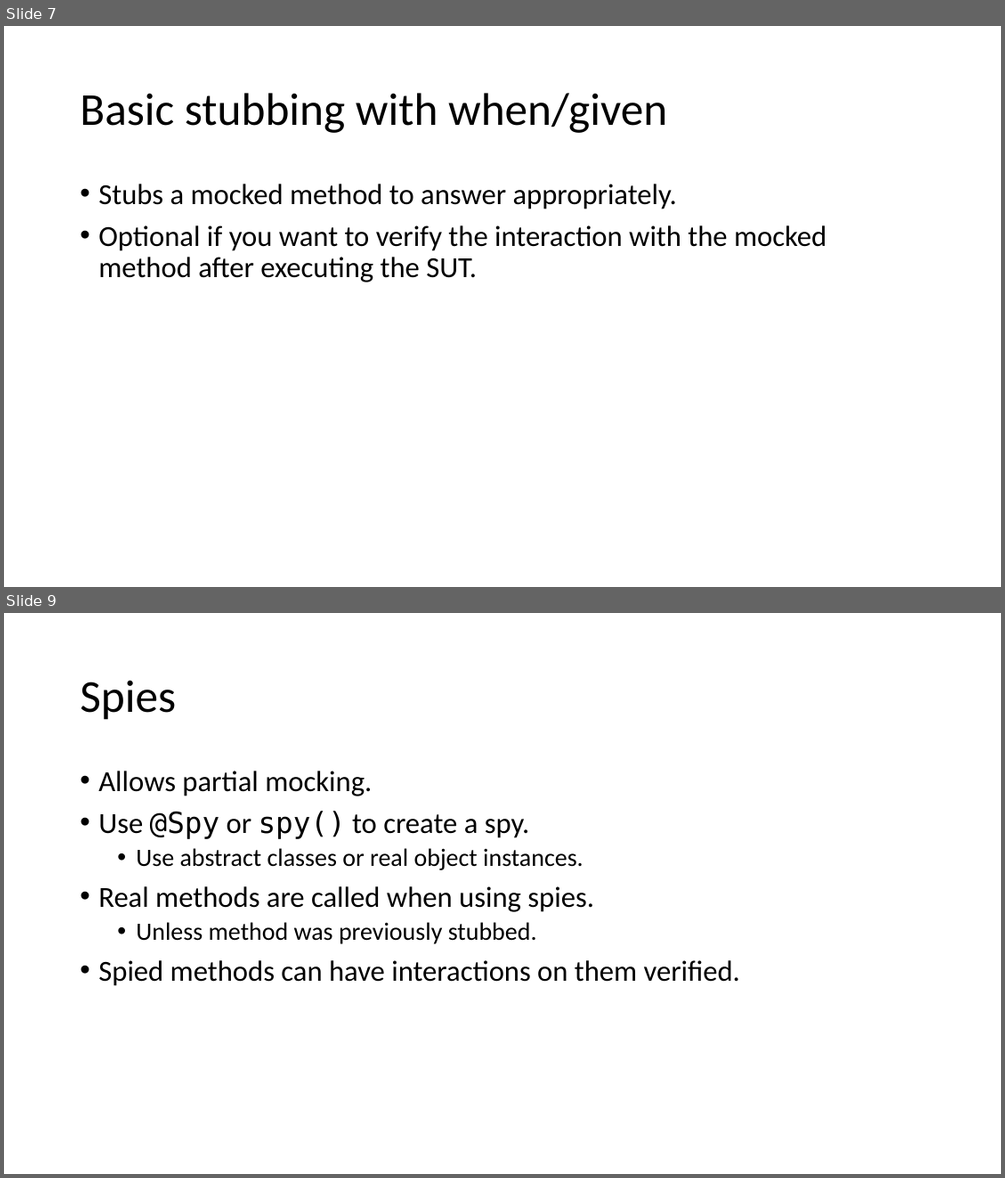
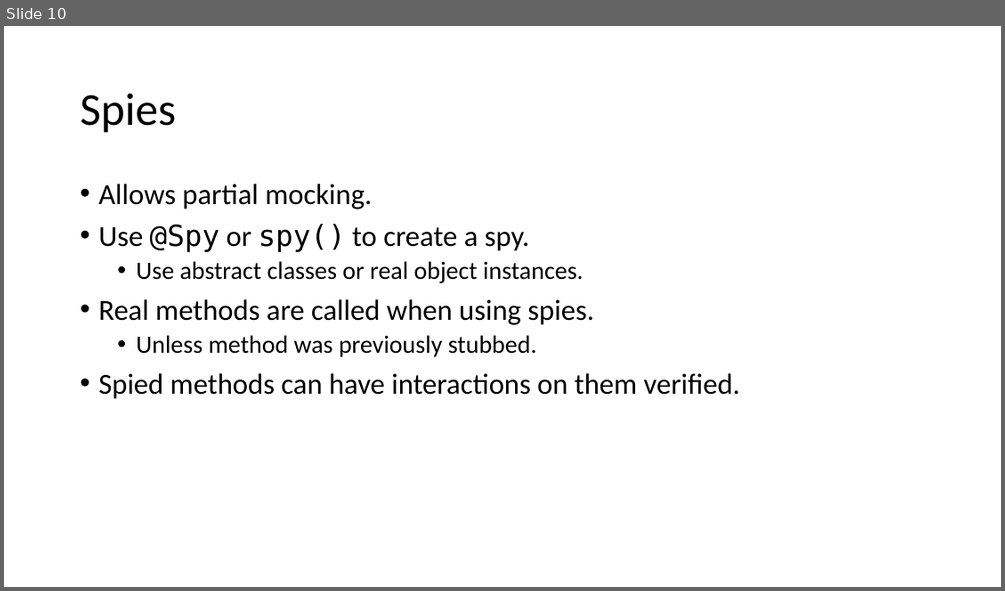
Before and after one commit to cebartling/test-driven, a slide deck: presentations/Introduction to Mockito.pptx. Shown one above the other, each under a label of ours: slides 7 and 9 before the commit, slide 10 after it; the slides between them are not shown. The pictures are 1005x1178 and 1005x591 pixels, drawn with LibreOffice and Linux fonts; fonts in the diff are those of the drawing. Boxes give left, top, right and bottom in pixels: in the first picture for what was removed or moved away, otherwise in the second. Text is boxed around its words. In the diff, an @@ line names an element or a change of style, - is before the commit and + after.

```diff
--- a/presentations/Introduction to Mockito.pptx
+++ b/presentations/Introduction to Mockito.pptx
@@ slide 7 removed at bbox=[4, 26, 1001, 587], background #FFFFFF @@
@@ title removed at bbox=[80, 93, 667, 133] @@
-Basic stubbing with when/given
@@ text removed at bbox=[98, 184, 826, 282] @@
-• Stubs a mocked method to answer appropriately.
-• Optional if you want to verify the interaction with the mocked method after executing the SUT.
@@ what was slide 9 is now slide 10 @@
```
Also in this commit, not shown: 3 slides changed, 3 slides added, 1 other slide removed.
